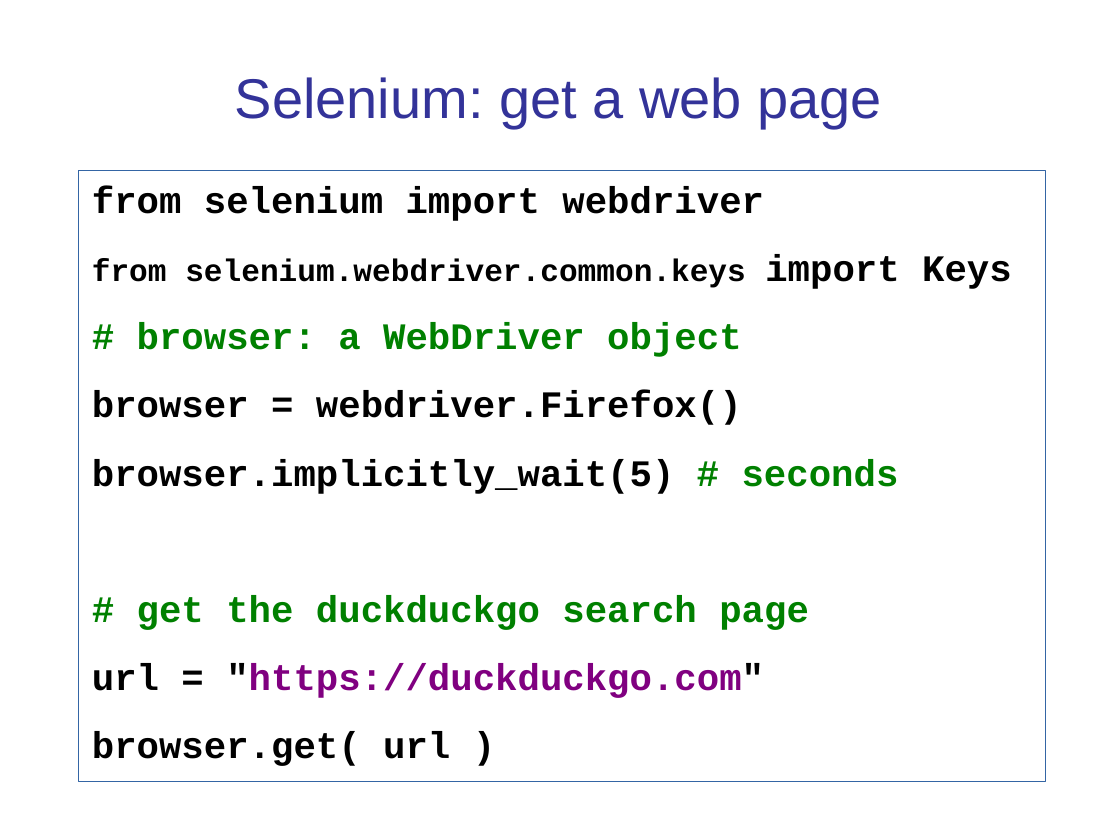
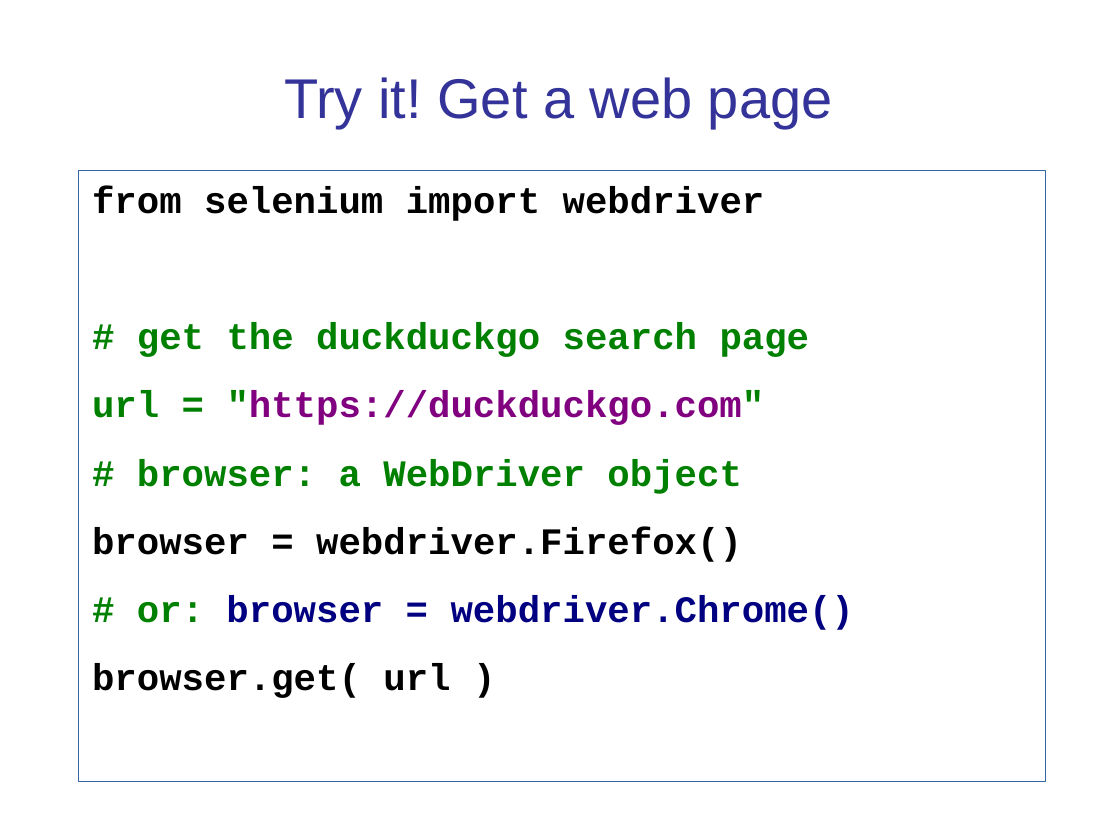
Before and after one commit to cpske/ISP, a slide deck: slide 5 of testing/SeleniumExercise.ppt (slide 4 before the commit). Drawn at 1120x840 pixels with LibreOffice and Linux fonts; fonts in the diff are those of the drawing. Boxes give left, top, right and bottom in pixels: in the first picture for what was removed or moved away, otherwise in the second. Text is boxed around its words. In the diff, an @@ line names an element or a change of style, - is before the commit and + after.

Commit message:
updates to selenium intro

```diff
--- a/testing/SeleniumExercise.ppt
+++ b/testing/SeleniumExercise.ppt
@@ title at [284,77,833,127]: text changed @@
-Selenium: get a web page
+Try it! Get a web page
@@ text at [92,323,810,425]: text changed; size 20 to 24 pt; text colour #000000 to #008000 @@
-from selenium.webdriver.common.keys import Keys
+# get the duckduckgo search page
+url = "https://duckduckgo.com"
@@ text at [137,595,854,630]: text changed; text colour #008000 to #000080 @@
-browser.implicitly_wait(5) # seconds
-# get the duckduckgo search page
-url = "https://duckduckgo.com"
+# or: browser = webdriver.Chrome()
```
Also in this commit, not shown: 4 other slides changed, 1 slide added, 3 other files.
